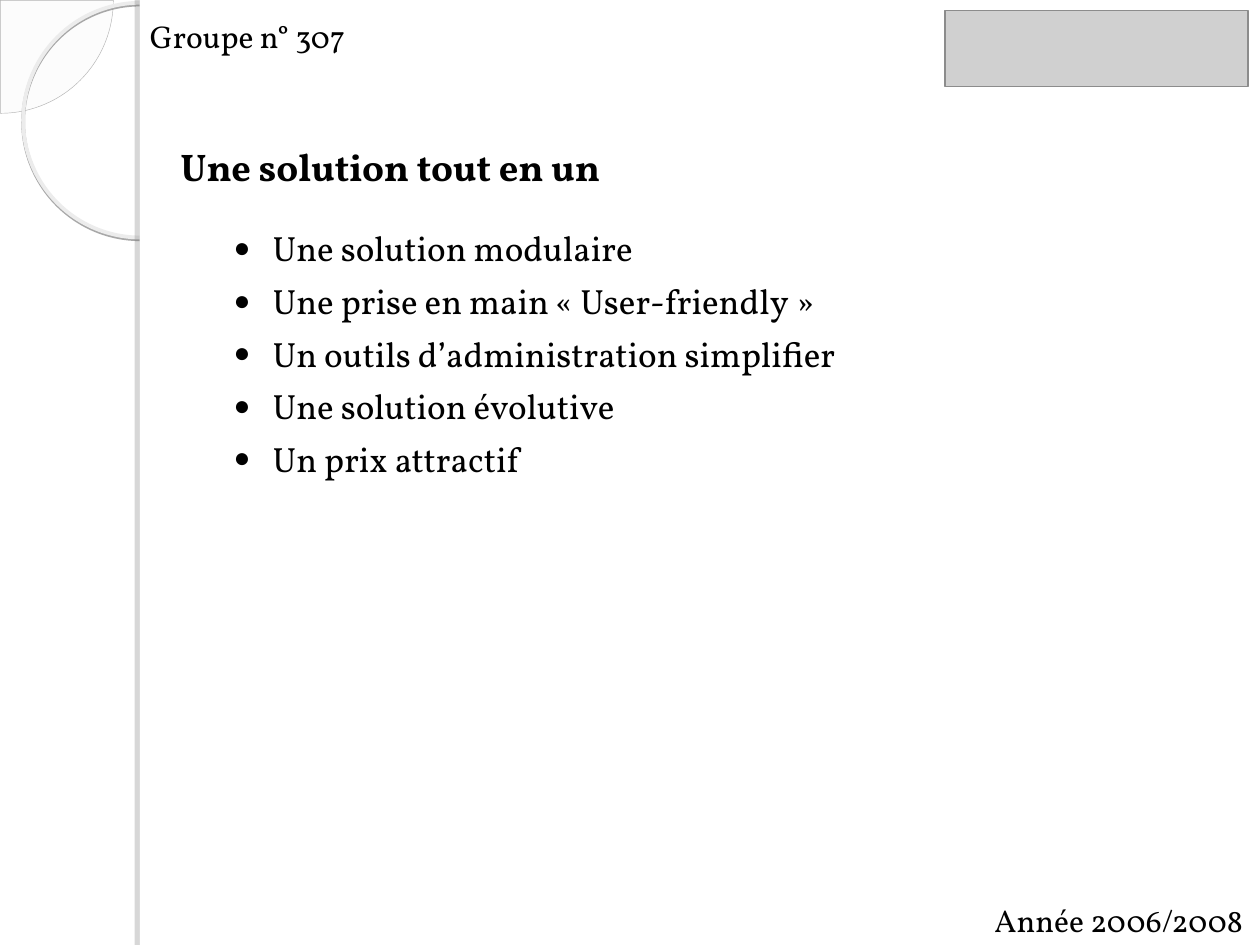
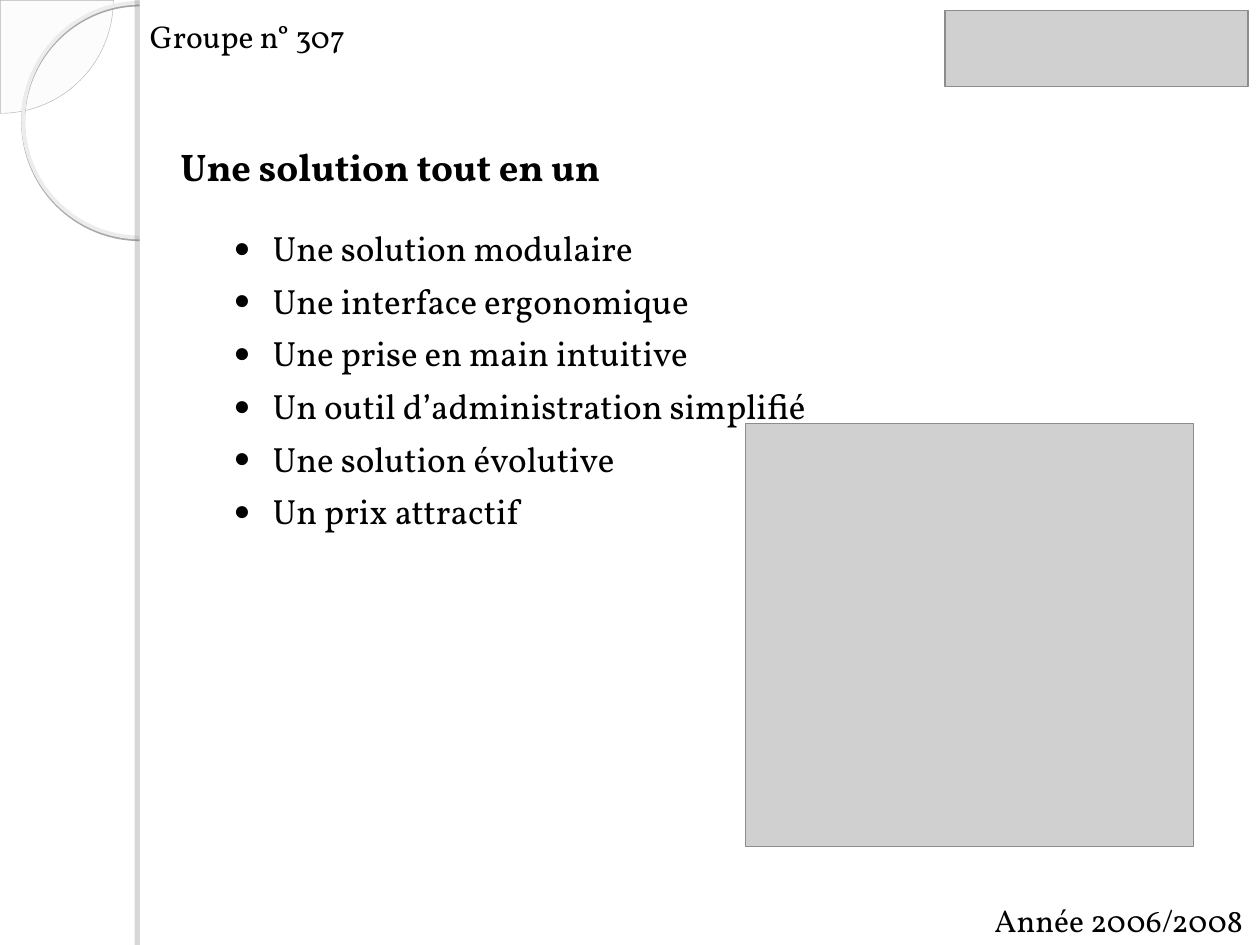
Before and after one commit to itsChris/abyss-project, a slide deck: slide 8 of ABYSS/doc/soutenance skar.ppt (slide 7 before the commit). Drawn at 1260x945 pixels with LibreOffice and Linux fonts; fonts in the diff are those of the drawing; grey boxes stand for pictures; background and template pictures are left out. Boxes give left, top, right and bottom in pixels: in the first picture for what was removed or moved away, otherwise in the second. Text is boxed around its words. In the diff, an @@ line names an element or a change of style, - is before the commit and + after.

```diff
--- a/ABYSS/doc/soutenance skar.ppt
+++ b/ABYSS/doc/soutenance skar.ppt
@@ text at [273,289,806,435]: text changed @@
-● Une prise en main « User-friendly »
-● Un outils d’administration simplifier
+● Une interface ergonomique
+● Une prise en main intuitive
+● Un outil d’administration simplifié
@@ picture added at [746,423,1194,847] @@
```
Also in this commit, not shown: 3 other slides changed, 1 slide added.
